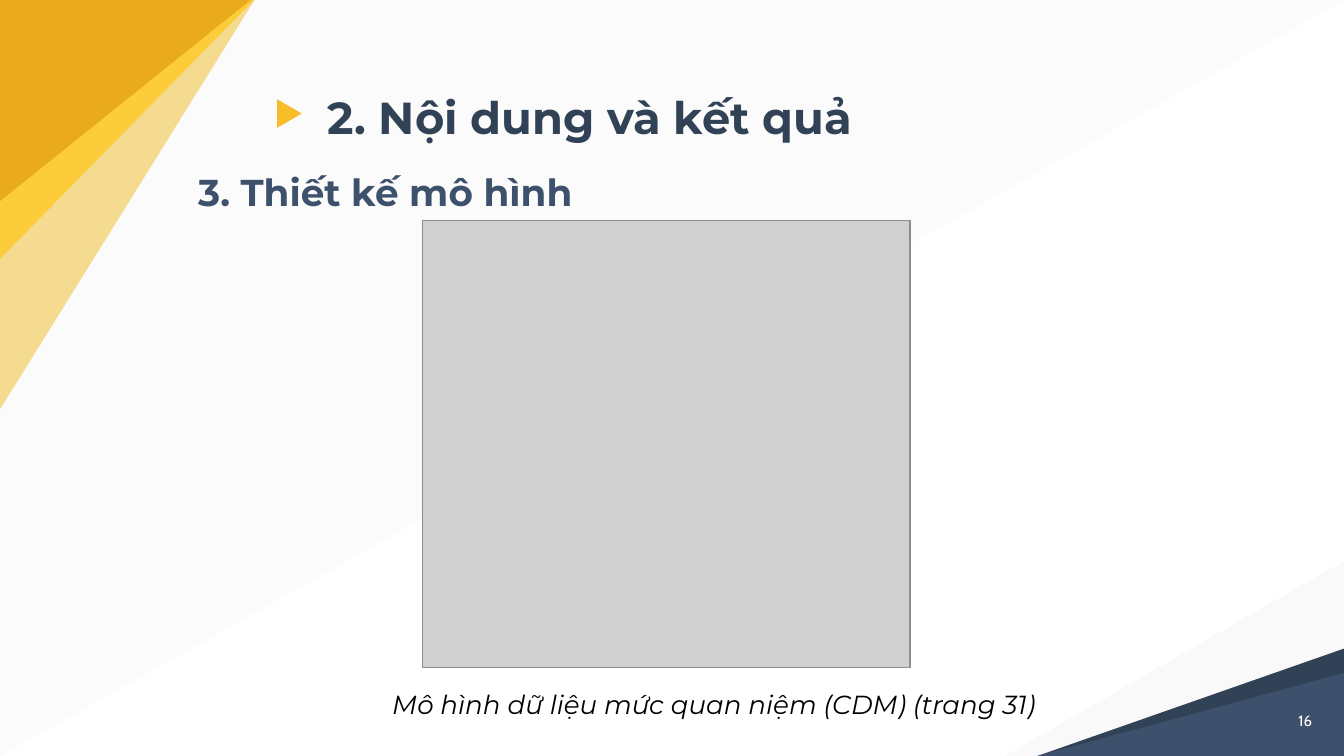
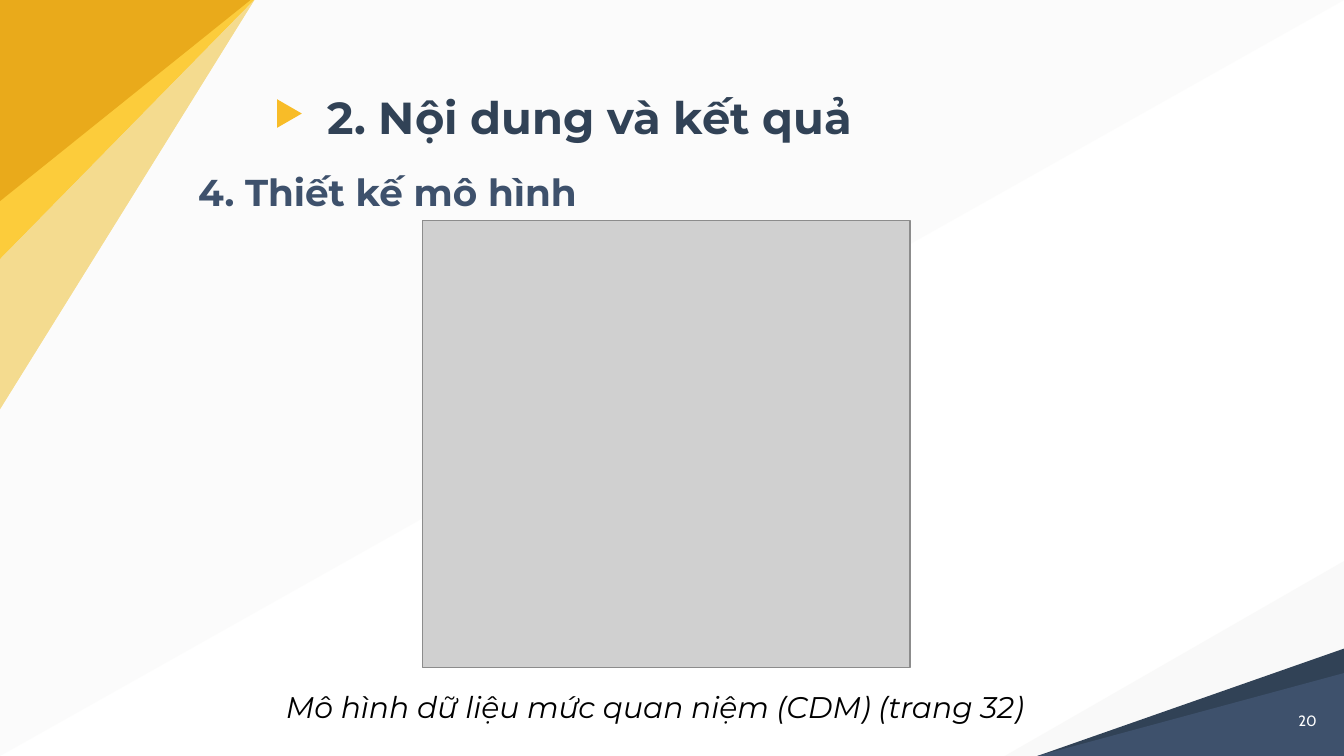
Before and after one commit to nghiale1/CongDongGiaSu, a slide deck: slide 20 of docs/thuyetTrinh_LeMinhNghia_B1605229.pptx (slide 16 before the commit). Drawn at 1344x756 pixels with LibreOffice and Linux fonts; fonts in the diff are those of the drawing; grey boxes stand for pictures. Boxes give left, top, right and bottom in pixels: in the first picture for what was removed or moved away, otherwise in the second. Text is boxed around its words. In the diff, an @@ line names an element or a change of style, - is before the commit and + after.

```diff
--- a/docs/thuyetTrinh_LeMinhNghia_B1605229.pptx
+++ b/docs/thuyetTrinh_LeMinhNghia_B1605229.pptx
@@ text at [198, 175, 577, 207]: text changed @@
-3. Thiết kế mô hình
+4. Thiết kế mô hình
@@ text at [286, 696, 1023, 724]: text changed; size 14 to 16 pt @@
-Mô hình dữ liệu mức quan niệm (CDM) (trang 31)
+Mô hình dữ liệu mức quan niệm (CDM) (trang 32)
@@ page number at [1298, 715, 1316, 726]: text changed @@
-16
+20
```
Also in this commit, not shown: 19 other slides changed, 7 slides added, 2 slides removed, 34 other files.
